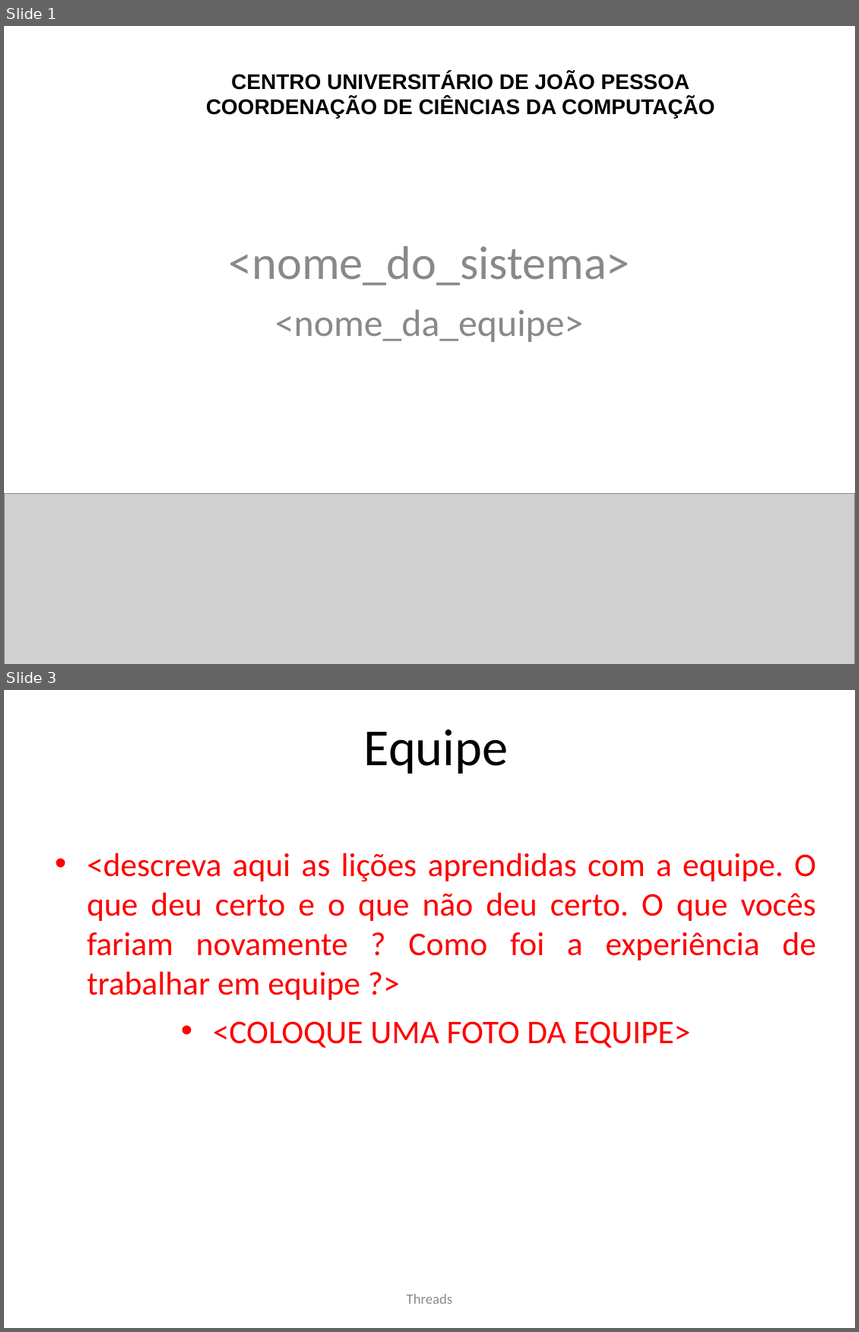
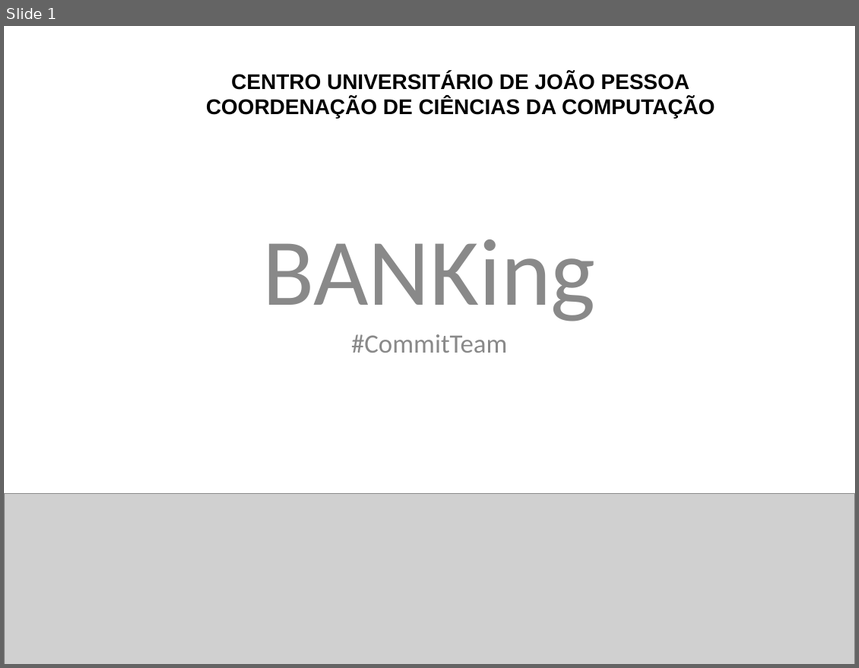
Before and after one commit to ArthurSilvestre/BancoCentral, a slide deck: documents/Modelo apresentação Projetão.ppt. Shown one above the other, each under a label of ours: slides 1 and 3 before the commit, slide 1 after it; the slides between them are not shown. The pictures are 859x1332 and 859x668 pixels, drawn with LibreOffice and Linux fonts; fonts in the diff are those of the drawing; grey boxes stand for pictures; background and template pictures are left out. Boxes give left, top, right and bottom in pixels: in the first picture for what was removed or moved away, otherwise in the second. Text is boxed around its words. In the diff, an @@ line names an element or a change of style, - is before the commit and + after.

Commit message:
Versão: 2.01.01 Titulo: Desenvolvimento do modulo de lançamento de movimento.
Descrição:
	-  br.unipe.cc.mlpIII.ui.gui: Modulo criado para gerenciar o controle
de movimentos, seja de credito ou debito, sobre as contas cadastradas no
sistema. Arquivo responsável pelo modulo:
		- TelaLancamentos.java.

	-  Documents: Arquivo 'Modelo apresentação Projetão.ppt'
disponibilizado para a apresentação do projeto.

	-  br.unipe.cc.mlpIII.util: alteração do nome contido no envio de email
de 'Banco Central' para 'BANKing'.

```diff
--- a/documents/Modelo apresentação Projetão.ppt
+++ b/documents/Modelo apresentação Projetão.ppt
@@ slide 3 removed at (x1=4, y1=690, x2=855, y2=1328), background #FFFFFF @@
@@ title removed at (x1=364, y1=730, x2=509, y2=774) @@
-Equipe
@@ text removed at (x1=87, y1=853, x2=816, y2=1048) @@
-• <descreva aqui as lições aprendidas com a equipe. O que deu certo e o que não deu certo. O que vocês fariam novamente ? Como foi a experiência de trabalhar em equipe ?>
-• <COLOQUE UMA FOTO DA EQUIPE>
@@ text removed at (x1=407, y1=1294, x2=452, y2=1304) @@
-Threads
@@ slide 1 changed as well @@
@@ text at (x1=263, y1=240, x2=596, y2=353): text changed; size 40 to 22.4 pt @@
-<nome_do_sistema>
-<nome_da_equipe>
+BANKing
+#CommitTeam
```
Also in this commit, not shown: 3 slides added, 2 other slides removed, 6 other files.
